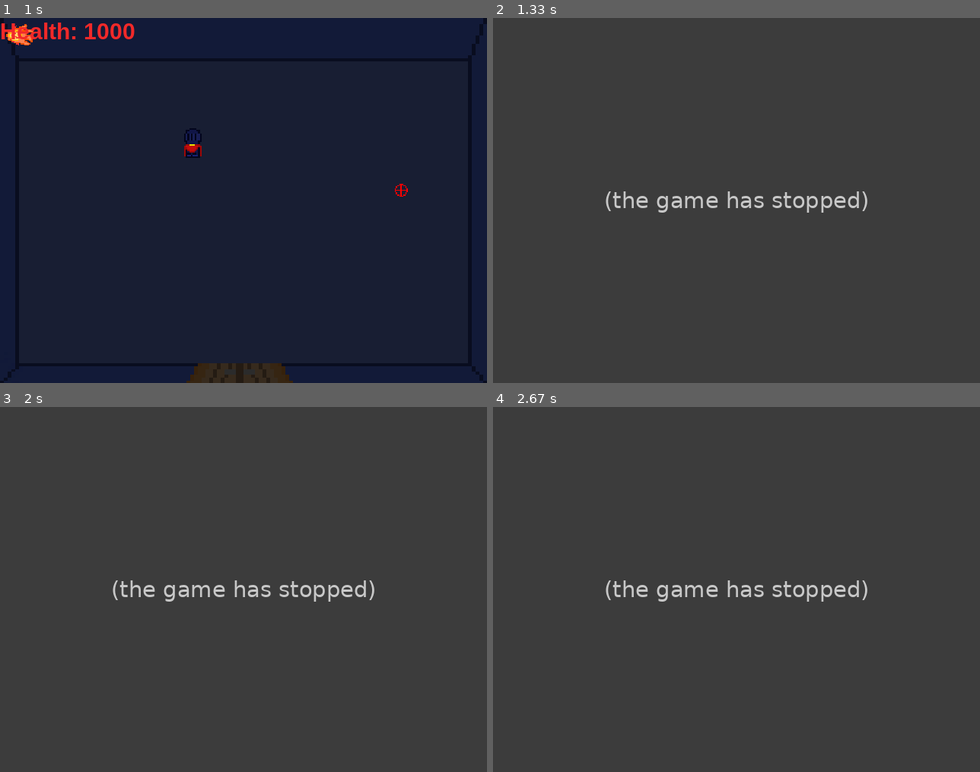
Above: before the commit, frames 1-4 (two rows, left to right).
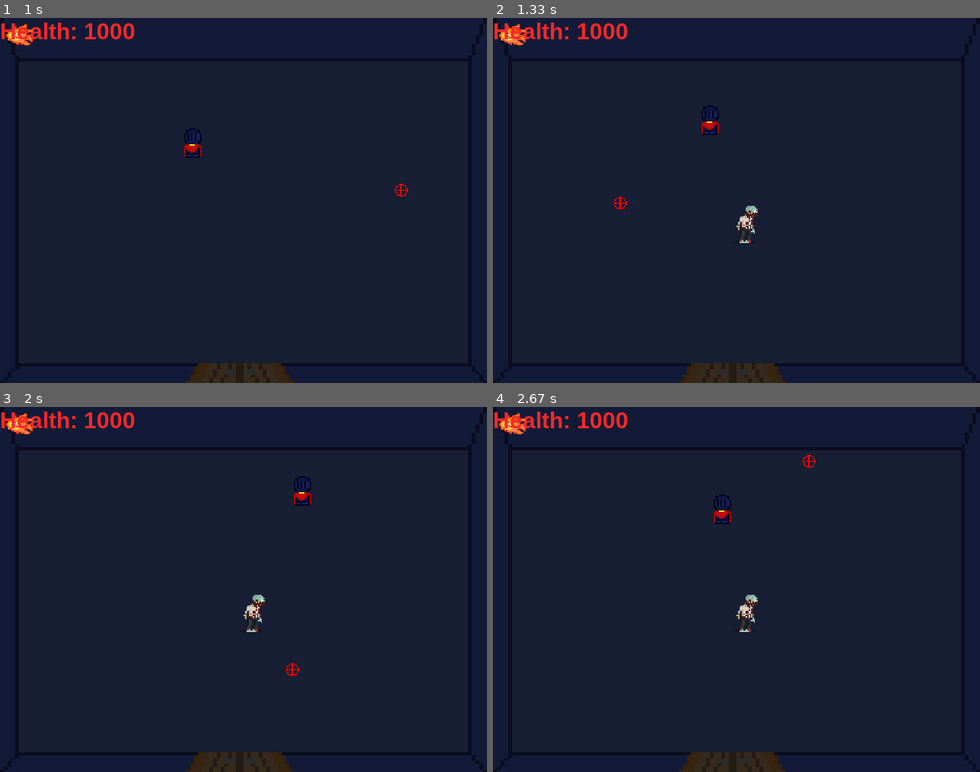
Above: after the commit, the same moments.

Repository: Victor00000000000000/Projeto_Semestral_Introducao_Informatica
Game: pygame game, started from Second_version_With_Classes_Copy_Before_New_Module.py
Two runs of this game, one before a commit and one after it. Both use one fixed random seed, a clock stepped at 60 frames per second and the inputs below.
Inputs (mouse positions are in pixels of both pictures, inside the frame that each line leads up to):
- Up to frame 1 (1 s): click (243, 200) at 0.38 s; hold D from 0.67 s (still down); click (399, 189) at 0.75 s
- Up to frame 2 (1.33 s): release D at 1.13 s; hold W from 1.17 s (still down); click (619, 204) at 1.25 s
- Up to frame 3 (2 s): release W at 1.47 s; hold D 1.5-1.97 s; click (292, 669) at 1.58 s
- Up to frame 4 (2.67 s): hold A 2-2.53 s; click (585, 534) at 2.08 s; hold S from 2.57 s (still down); click (809, 461) at 2.65 s

Frame 1 is identical in both runs. In frame 2, 100% of the frame differs, in the area x 0-100%, y 0-100%; in frame 3, 100%; in frame 4, 100%.
Error before the commit: AttributeError: 'Zombie' object has no attribute '_knight' (zombie_module.py line 35); the game stopped at 1.03 s (later frames are placeholders)

Commit message:
using global variables

Diff:
--- a/ClassesModule.py
+++ b/ClassesModule.py
@@ -16,6 +16,7 @@
         self.rect.center = (150, 150)
 
     def update(self, *args):
+        mouse_visility = pygame.mouse.set_visible(False)
         mouse_coordenates = pygame.mouse.get_pos()
         self.rect.x = mouse_coordenates[0] - 25
         self.rect.y = mouse_coordenates[1] - 25
@@ -33,13 +34,19 @@
 
         self.rect.center = (self.rect.x/2, self.rect.y/2)
 
+        self.vk = Vector2(self.rect.x, self.rect.y)
+
+        self.health = 1000
+
+    def update(self, *arg):
+        #Coordenadas globais do knight e atualização dos valores
+        global knight_x, knight_y, vector_k
+        self.vk = Vector2(self.rect.x, self.rect.y)
+        vector_k = self.vk
+        knight_x = self.rect.x
+        knight_y = self.rect.y
 
 
-        self.health = 100
-
-        self.vk = Vector2(self.rect.x, self.rect.y)
-
-    def update(self, *arg):
         #Movimentação WASD do Knight
         keys = pygame.key.get_pressed()
         if keys[K_w]:
@@ -51,14 +58,22 @@
         if keys[pygame.K_d]:
             self.rect.x += 3.5
 
+
         if keys[pygame.K_s]:
             self.rect.y += 3.5
 
         # Mudar para a tecla do mouse
-        for event in pygame.event.get():
-            if event.type == KEYDOWN:
-                if event.key == K_SPACE:
-                    shoot_sound.play()
+        #shoot_sound = pygame.mixer.music.load(r"C:\Users\home\Desktop\Victor\UFSC\Projeto_Semestral_Introducao_Informatica\Data\Áudios\Spells\Shoot_sound\shot converter.mp3")
+##        for event in pygame.event.get():
+##            if event.type == MOUSEBUTTONDOWN:
+##                shoot_sound.play()
+
+##            if event.type == KEYDOWN:
+##                if event.key == K_a:
+##                    self.image = pygame.transform.scale(pygame.transform.flip(self.image, True, False), (75,75))
+##
+##                if event.key == K_d:
+##                    self.image = pygame.transform.scale(pygame.transform.flip(self.image, True, False), (75,75))
 
         #Colision of a Knight on walls
         if self.rect.top < 0:
@@ -73,13 +88,10 @@
         if self.rect.left < 0:
             self.rect.left = 0
 
-
 class Zombie(pygame.sprite.Sprite):
     "Zombies' programming"
     def __init__(self, *groups):
         super().__init__(*groups)
-        from knight_module import Knight #Importanto a classe Knight para dentro da classe Zombie para poder trabalhar em conjunto com as variáveis de ambas
-        knight = Knight()
         self.vz = Vector2()
 
         self.image = pygame.image.load(r"Data\Imagens\zombiePixel.png")
@@ -93,36 +105,42 @@
 
         self.vz = Vector2(self.rect.x, self.rect.y)
 
-        #self.distance_zk = self.vz.distance_to(knight.vk)
 
+        self.distance_zk = self.vz.distance_to(vector_k)
 
         self.health = 10
 
+
         #Criar o código para evitar que o Zombie seja gerado em cima do Knight
+
     def update(self, *args):#Zombie's movimetion
-        from knight_module import Knight #Importanto a classe Knight para dentro da classe Zombie para poder trabalhar em conjunto com as variáveis de ambas
-        knight = Knight()
+        #
+##        global zombie_x, zombie_y
+##        zombie_x = self.rect.x
+##        zombie_y = self.rect.y
+##        vector_z = self.vz
 
-        self.vz.move_towards_ip(knight.vk, 5)
+        #self.vz = Vector2(self.rect.x, self.rect.y)
 
-
-##
-##        zombie_speed = 1
-##        d = Vector2(self.rect.x - knight.rect.x, self.rect.y - knight.rect.y)
-##        #d = m.sqrt((self.rect.x-knight.rect.x)**2 + (self.rect.y-knight.rect.y)**2)
-##        if d != 0:
-##            self.rect.x += zombie_speed*d[0]
-##            self.rect.y += zombie_speed*d[1]
-
+        self.vz.move_towards_ip(vector_k, self.distance_zk)
+        print(vector_k, knight_x, knight_y )
 
 class Bullet(pygame.sprite.Sprite):
     "FireBall's programming"
+
     def __init__(self, *groups):
         super().__init__(*groups)
-        self.vb = Vector2(200, 200)
+
+        self.vb = Vector2()
         self.image = pygame.image.load(r"Data\Imagens\fireball.png")
         self.rect = pygame.Rect(self.vb, (23, 17))
         self.image = pygame.transform.scale(self.image, (50, 50))
+
+        #self.vb = Vector2(knight.rect.x, knight.rect.y)
+        #self.distance = self.vb.distance_to(aim.va)
+
+
+        #self.vb.move_towards_ip(aim.va, self.distance)
 
 
 class Background(pygame.sprite.Sprite):
--- a/Second_version_With_Classes_Copy_Before_New_Module.py
+++ b/Second_version_With_Classes_Copy_Before_New_Module.py
@@ -2,13 +2,7 @@
 from pygame.locals import *
 from sys import exit
 
-#from ClassesModule import Zombie
-from knight_module import Knight
-from zombie_module import Zombie
-from aim_module import Aim
-from bullet_module import Bullet
-from background_module import Background
-
+from ClassesModule import Zombie, Knight, Zombie, Aim, Bullet, Background
 from random import random
 import math as m
 from pygame.math import Vector2
